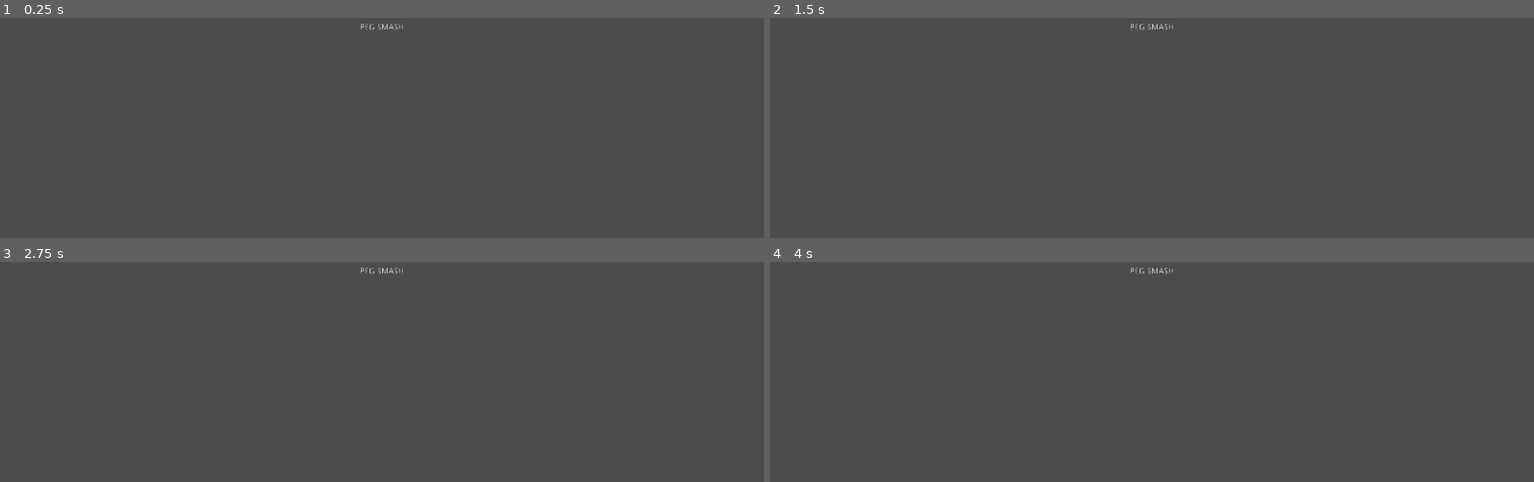
Above: before the commit, frames 1-4 (two rows, left to right).
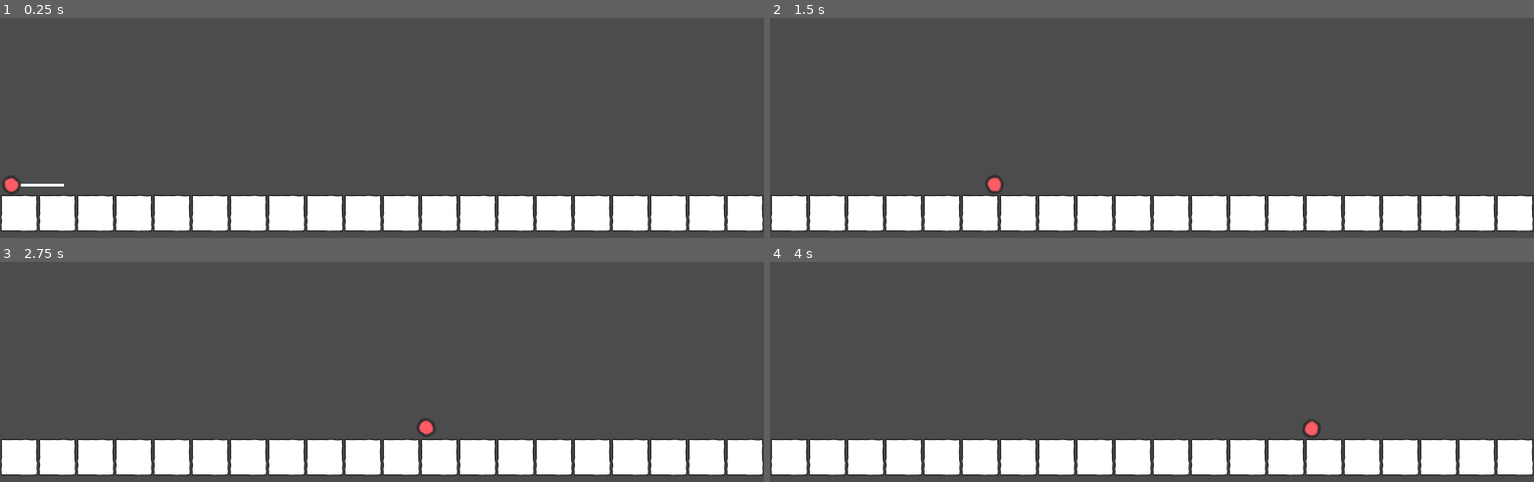
Above: after the commit, the same moments.

Repository: afoster1234/P1-PegSmash
Game: Godot game, scene res://src/World.tscn
Same seed, same stepped clock (60 frames per second), same inputs: the game is played once before the commit and once after it. Before the commit the project starts from res://src/MainUI.tscn.
Inputs (mouse positions are in pixels of both pictures, inside the frame that each line leads up to):
- Up to frame 1 (0.25 s): no input
- Up to frame 2 (1.5 s): tap Enter at 0.5 s; move the mouse to (outside the picture) at 0.52 s; hold D (right) 0.53-1.28 s; hold Left (power_down, bound only after the commit) 0.53-1.28 s; right-click (outside the picture) at 0.6 s; move the mouse to (999, 48) at 1.27 s; hold Down (angle_down, bound only after the commit) from 1.28 s (still down); tap Left (power_down, bound only after the commit) at 1.35 s
- Up to frame 3 (2.75 s): tap Right (power_up, bound only after the commit) at 1.55 s; move the mouse to (outside the picture) at 2.02 s; release Down (angle_down, bound only after the commit) at 2.03 s; hold D (right) from 2.03 s (still down); hold Right (power_up, bound only after the commit) from 2.03 s (still down); right-click (outside the picture) at 2.3 s
- Up to frame 4 (4 s): move the mouse to (1113, 356) at 2.77 s; release D (right) at 2.78 s; release Right (power_up, bound only after the commit) at 2.78 s; hold Up (angle_up, bound only after the commit) 2.78-3.53 s; right-click (1113, 356) at 2.85 s; tap Left (power_down, bound only after the commit) at 3.05 s; move the mouse to (1381, 336) at 3.52 s; hold A (left) from 3.53 s (still down); hold Left (power_down, bound only after the commit) from 3.53 s (still down); tap Right (power_up, bound only after the commit) at 3.8 s

The runs differ from the first frame. In frame 1, 16% of the frame differs, in the area x 0-100%, y 2-97%; in frame 2, 16%; in frame 3, 16%; in frame 4, 16%.

Commit message:
Changed file structure

Diff:
--- a/project/project.godot
+++ b/project/project.godot
@@ -16,7 +16,7 @@
 [application]
 
 config/name="Peg_Smash"
-run/main_scene="res://src/MainUI.tscn"
+run/main_scene="res://src/World.tscn"
 config/icon="res://icon.png"
 
 [display]
@@ -38,6 +38,31 @@
 "events": [ Object(InputEventKey,"resource_local_to_scene":false,"resource_name":"","device":0,"alt":false,"shift":false,"control":false,"meta":false,"command":false,"pressed":false,"scancode":68,"unicode":0,"echo":false,"script":null)
  ]
 }
+fire={
+"deadzone": 0.5,
+"events": [ Object(InputEventMouseButton,"resource_local_to_scene":false,"resource_name":"","device":0,"alt":false,"shift":false,"control":false,"meta":false,"command":false,"button_mask":0,"position":Vector2( 0, 0 ),"global_position":Vector2( 0, 0 ),"factor":1.0,"button_index":2,"pressed":false,"doubleclick":false,"script":null)
+ ]
+}
+angle_up={
+"deadzone": 0.5,
+"events": [ Object(InputEventKey,"resource_local_to_scene":false,"resource_name":"","device":0,"alt":false,"shift":false,"control":false,"meta":false,"command":false,"pressed":false,"scancode":16777232,"unicode":0,"echo":false,"script":null)
+ ]
+}
+angle_down={
+"deadzone": 0.5,
+"events": [ Object(InputEventKey,"resource_local_to_scene":false,"resource_name":"","device":0,"alt":false,"shift":false,"control":false,"meta":false,"command":false,"pressed":false,"scancode":16777234,"unicode":0,"echo":false,"script":null)
+ ]
+}
+power_up={
+"deadzone": 0.5,
+"events": [ Object(InputEventKey,"resource_local_to_scene":false,"resource_name":"","device":0,"alt":false,"shift":false,"control":false,"meta":false,"command":false,"pressed":false,"scancode":16777233,"unicode":0,"echo":false,"script":null)
+ ]
+}
+power_down={
+"deadzone": 0.5,
+"events": [ Object(InputEventKey,"resource_local_to_scene":false,"resource_name":"","device":0,"alt":false,"shift":false,"control":false,"meta":false,"command":false,"pressed":false,"scancode":16777231,"unicode":0,"echo":false,"script":null)
+ ]
+}
 
 [rendering]
 
--- a/project/src/Bullet.gd
+++ b/project/src/Bullet.gd
@@ -1,16 +1,47 @@
 extends RigidBody2D
 
+export var rotation_speed := 1.0
+export var power_change_rate := 200.0
 
-# Declare member variables here. Examples:
-# var a = 2
-# var b = "text"
+var _angle := 0.0
+var _fired := false
+var _power := 500.0
+
+const MIN_POWER := 200
+const MAX_POWER := 1000
+const MIN_ARROW_LENGTH := 50.0
+const MAX_ARROW_LENGTH := 150.0
+
+func _process(delta):
+	if _fired:
+		return
+
+	if Input.is_action_pressed("angle_up"):
+		_angle -= rotation_speed * delta
+	if Input.is_action_pressed("angle_down"):
+		_angle += rotation_speed * delta
+	_angle = clamp(_angle, - PI / 2, 0)
+	update()
+
+	if Input.is_action_pressed("power_up"):
+		_power += power_change_rate * delta
+	if Input.is_action_pressed("power_down"):
+		_power -= power_change_rate * delta
+	_power = clamp(_power, MIN_POWER, MAX_POWER)
+
+	if Input.is_action_just_pressed("fire"):
+		var direction = Vector2(1,0).rotated(_angle)
+		var velocity = direction * _power
+		apply_impulse(Vector2.ZERO, velocity)
+		_fired = true
 
 
-# Called when the node enters the scene tree for the first time.
-func _ready():
-	pass # Replace with function body.
-
-
-# Called every frame. 'delta' is the elapsed time since the previous frame.
-#func _process(delta):
-#	pass
+func _draw():
+	if not _fired:
+		var arrow_length = range_lerp(_power,
+			MIN_POWER,
+			MAX_POWER,
+			MIN_ARROW_LENGTH,
+			MAX_ARROW_LENGTH)
+		var arrow_angle = Vector2(arrow_length, 0).rotated(_angle)
+		draw_line(Vector2.ZERO, arrow_angle, Color.aliceblue, 5)
--- a/project/src/Player.gd
+++ /dev/null
@@ -1,19 +0,0 @@
-extends KinematicBody2D
-
-export var speed = 400
-
-
-# Called when the node enters the scene tree for the first time.
-func _ready():
-	pass # Replace with function body.
-
-func _process(delta):
-	var direction = Vector2()
-	if Input.is_action_pressed("right"):
-		direction += Vector2(1, 0)
-	if Input.is_action_pressed("left"):
-		direction += Vector2(-1,0)
-	move_and_slide(direction * speed)
-	if direction.x != 0:
-		$Sprite.flip_h = direction.x < 0
-a
--- a/project/src/Player.tscn
+++ /dev/null
@@ -1,16 +0,0 @@
-[gd_scene load_steps=4 format=2]
-
-[ext_resource path="res://assets/character_roundRed.png" type="Texture" id=1]
-[ext_resource path="res://src/Player.gd" type="Script" id=2]
-
-[sub_resource type="CapsuleShape2D" id=1]
-radius = 21.0
-
-[node name="Player" type="KinematicBody2D"]
-script = ExtResource( 2 )
-
-[node name="CollisionShape2D" type="CollisionShape2D" parent="."]
-shape = SubResource( 1 )
-
-[node name="Sprite" type="Sprite" parent="."]
-texture = ExtResource( 1 )
--- a/project/src/World.gd
+++ b/project/src/World.gd
@@ -1,6 +1 @@
 extends Node
-
-
-# Called when the node enters the scene tree for the first time.
-func _ready():
-	pass # Replace with function body.
--- a/project/src/World.tscn
+++ b/project/src/World.tscn
@@ -1,7 +1,7 @@
 [gd_scene load_steps=4 format=2]
 
 [ext_resource path="res://src/Level.tscn" type="PackedScene" id=1]
-[ext_resource path="res://src/Player.tscn" type="PackedScene" id=2]
+[ext_resource path="res://src/Bullet.tscn" type="PackedScene" id=2]
 [ext_resource path="res://src/World.gd" type="Script" id=3]
 
 [node name="World" type="Node"]
@@ -9,6 +9,5 @@
 
 [node name="Level" parent="." instance=ExtResource( 1 )]
 
-[node name="Player" parent="." instance=ExtResource( 2 )]
-position = Vector2( 668.296, 609.562 )
-speed = null
+[node name="Bullet" parent="." instance=ExtResource( 2 )]
+position = Vector2( 19.0488, 625.435 )
